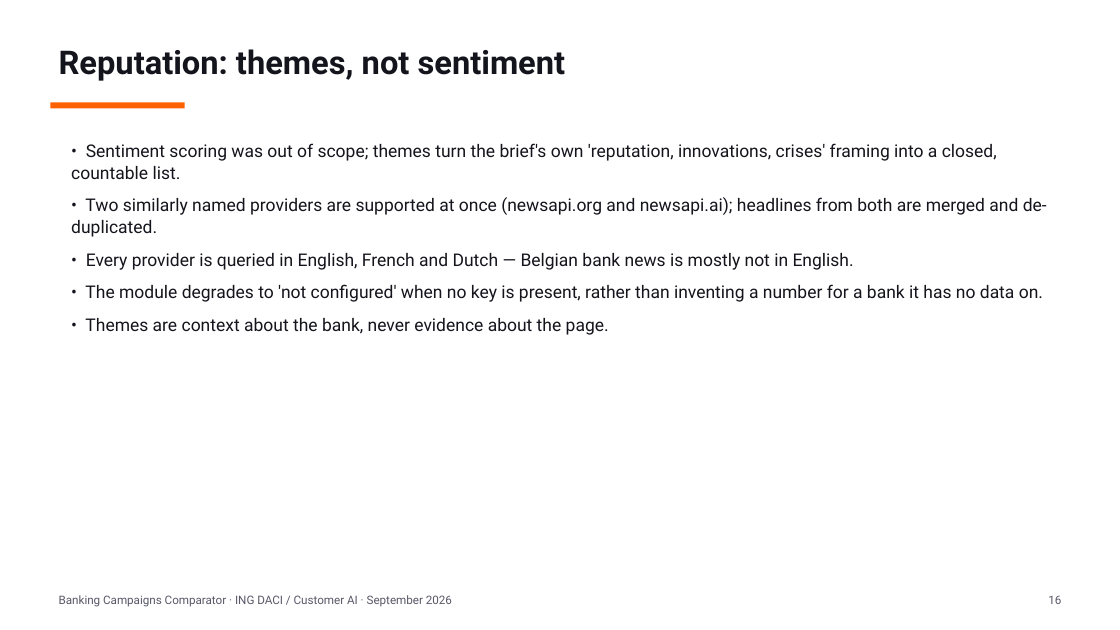
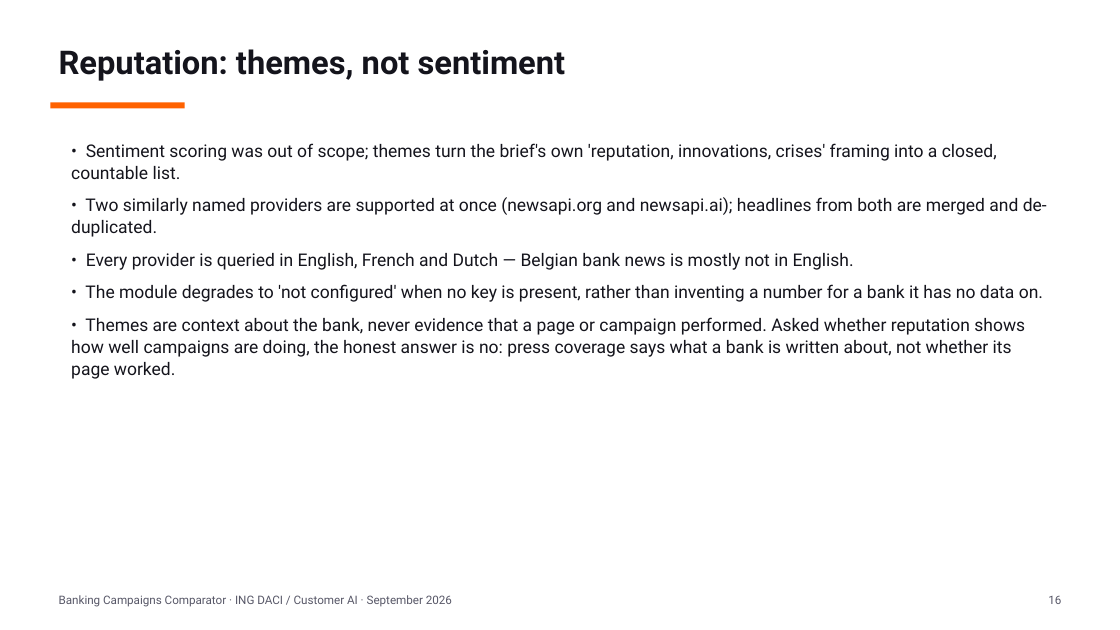
Before and after one commit to Siegried81/ing-usecase, a slide deck: slide 16 of docs/Banking_Campaigns_Comparator.pptx. Drawn at 1120x630 pixels with LibreOffice and Linux fonts; fonts in the diff are those of the drawing. Boxes give left, top, right and bottom in pixels: in the first picture for what was removed or moved away, otherwise in the second. Text is boxed around its words. In the diff, an @@ line names an element or a change of style, - is before the commit and + after.

Commit message:
docs: frame the generated site as an illustration, and say what reputation is not
The client answered that the goal is comparative and that "actionable"
means how ING communicates, not changes to its website. The generated
site is therefore presented as an illustration of what a recommendation
means in practice, on the deck's overview and on the slide that shows it.

The same answer read the reputation feature as showing "how well the
campaigns are doing". That is the one claim the module refuses to make,
so the Reputation slide and the tab itself now say it in the client's own
terms: themes are what a bank is written about, never evidence that a
page or campaign performed.

The tab also stopped asserting "no recent headlines found" for a bank it
simply could not fetch - with newsapi.org currently returning 401, that
string was reporting an outage as a finding. It now reads "no headlines
recorded", with the caveat stated above the list.

```diff
--- a/docs/Banking_Campaigns_Comparator.pptx
+++ b/docs/Banking_Campaigns_Comparator.pptx
@@ text at (71,317,1025,379): text changed @@
-• Themes are context about the bank, never evidence about the page.
+• Themes are context about the bank, never evidence that a page or campaign performed. Asked whether reputation shows how well campaigns are doing, the honest answer is no: press coverage says what a bank is written about, not whether its page worked.
```
Also in this commit, not shown: 2 other slides changed, 1 other file.
